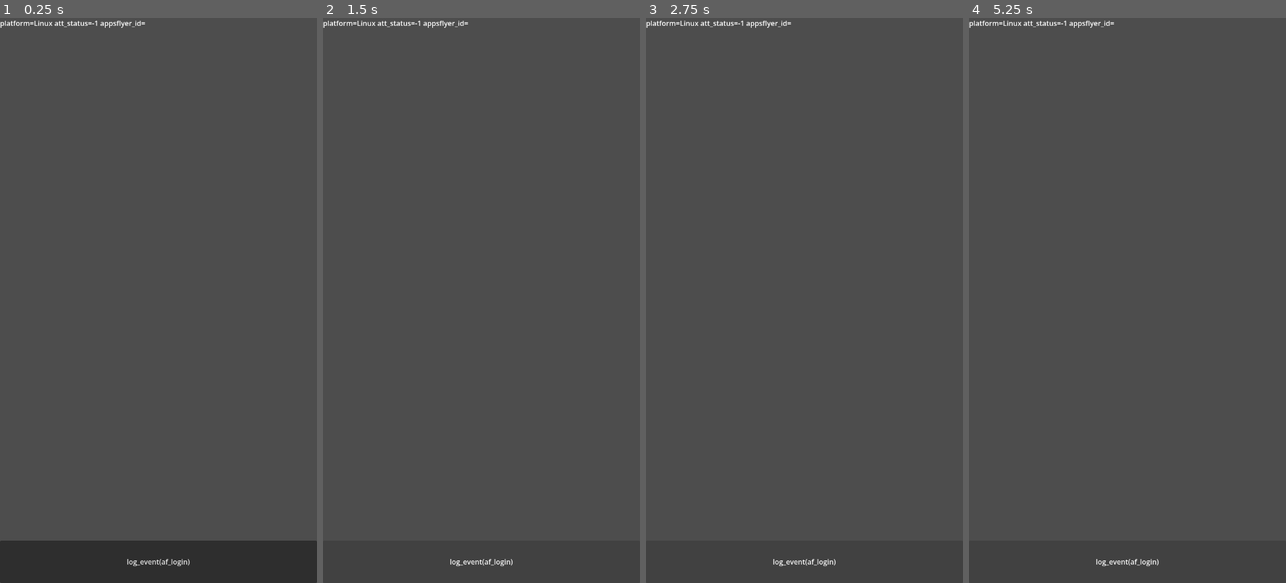
Above: before the commit, frames 1-4 (left to right).
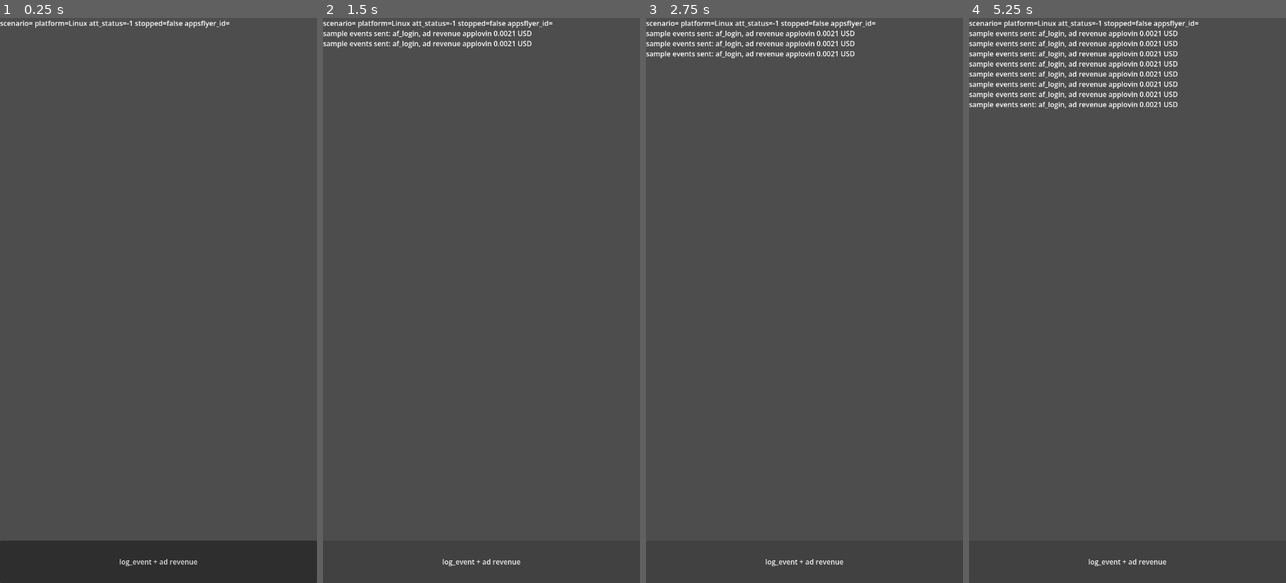
Above: after the commit, the same moments.

Repository: uGokalp/godot-appsflyer-plugin
Game: Godot game, scene res://main.tscn
Two runs of this game, one before a commit and one after it. Both use one fixed random seed, a clock stepped at 60 frames per second and the inputs below.
Inputs:
- Up to frame 1 (0.25 s): no input
- Up to frame 2 (1.5 s): click "log_event(af_login)" (after the commit: "log_event + ad revenue") at 0.5 s; click "log_event(af_login)" (after the commit: "log_event + ad revenue") at 1.25 s
- Up to frame 3 (2.75 s): click "log_event(af_login)" (after the commit: "log_event + ad revenue") at 2 s
- Up to frame 4 (5.25 s): tap Enter at 2.75, 4.25 s; tap Space at 3.5, 5 s

The runs differ from the first frame. In frame 1, 0.5% of the frame differs, in the area x 0-73%, y 0-97%; in frame 2, 1.2%; in frame 3, 1.5%; in frame 4, 3.1%.

Commit message:
Add automated device checks and record the 0.2.0 device results
device_test.sh builds, exports and signs the demo, waits for the iPhone on
USB, and checks the exported plist and entitlements, one start per
foreground, consent and ad revenue in the SDK requests, a warm OneLink,
and that set_stopped(true) sends nothing. The demo now sets consent and
sends a sample event and ad revenue impression, and reads its scenario
from APPSFLYER_DEMO_SCENARIO.

Co-Authored-By: Claude Opus 5.5 <noreply@anthropic.com>

Diff:
--- a/platforms/godot_editor/main.gd
+++ b/platforms/godot_editor/main.gd
@@ -1,6 +1,9 @@
 extends VBoxContainer
 
 const ATT_TIMEOUT_SEC := 60.0
+const SAMPLE_EVENTS_DELAY_SEC := 5.0
+## Set by platforms/ios/scripts/device_test.sh: "" (default) or "stopped".
+const SCENARIO_ENV := "APPSFLYER_DEMO_SCENARIO"
 
 @onready var _output: RichTextLabel = $Output
 
@@ -12,13 +15,27 @@
 	AppsFlyer.deep_link_received.connect(func(result: Dictionary) -> void: _log("deep_link_received %s" % result))
 	AppsFlyer.att_status_received.connect(func(status: int) -> void: _log("att_status_received %d" % status))
 	AppsFlyer.event_logged.connect(func(event_name: String, success: bool, code: int) -> void: _log("event_logged %s %s %d" % [event_name, success, code]))
-	$LogEvent.pressed.connect(func() -> void: AppsFlyer.log_event("af_login"))
+	$LogEvent.pressed.connect(_log_sample_events)
 
+	var scenario := OS.get_environment(SCENARIO_ENV)
 	AppsFlyer.set_debug(OS.is_debug_build())
+	AppsFlyer.set_consent(true, true, true, true)
+	AppsFlyer.set_stopped(scenario == "stopped")
 	AppsFlyer.init()
 	AppsFlyer.request_tracking_authorization(ATT_TIMEOUT_SEC)
 	AppsFlyer.start()
-	_log("platform=%s att_status=%d appsflyer_id=%s" % [OS.get_name(), AppsFlyer.get_att_status(), AppsFlyer.get_appsflyer_id()])
+	_log("scenario=%s platform=%s att_status=%d stopped=%s appsflyer_id=%s" % [scenario, OS.get_name(), AppsFlyer.get_att_status(), AppsFlyer.is_stopped(), AppsFlyer.get_appsflyer_id()])
+
+	if AppsFlyer.get_att_status() == 0:
+		await AppsFlyer.att_status_received
+	await get_tree().create_timer(SAMPLE_EVENTS_DELAY_SEC).timeout
+	_log_sample_events()
+
+
+func _log_sample_events() -> void:
+	AppsFlyer.log_event("af_login")
+	AppsFlyer.log_ad_revenue("applovin", AppsFlyer.MediationNetwork.APPLOVIN_MAX, "USD", 0.0021, {"ad_type": "rewarded", "country": "US"})
+	_log("sample events sent: af_login, ad revenue applovin 0.0021 USD")
 
 
 func _log(line: String) -> void:
--- a/platforms/godot_editor/main.tscn
+++ b/platforms/godot_editor/main.tscn
@@ -16,4 +16,4 @@
 [node name="LogEvent" type="Button" parent="."]
 custom_minimum_size = Vector2(0, 96)
 layout_mode = 2
-text = "log_event(af_login)"
+text = "log_event + ad revenue"
Not shown, changed: CLAUDE.md
Not shown, changed: README.md
Not shown, changed: docs/platform-notes.md
Not shown, added: platforms/ios/scripts/device_test.sh
